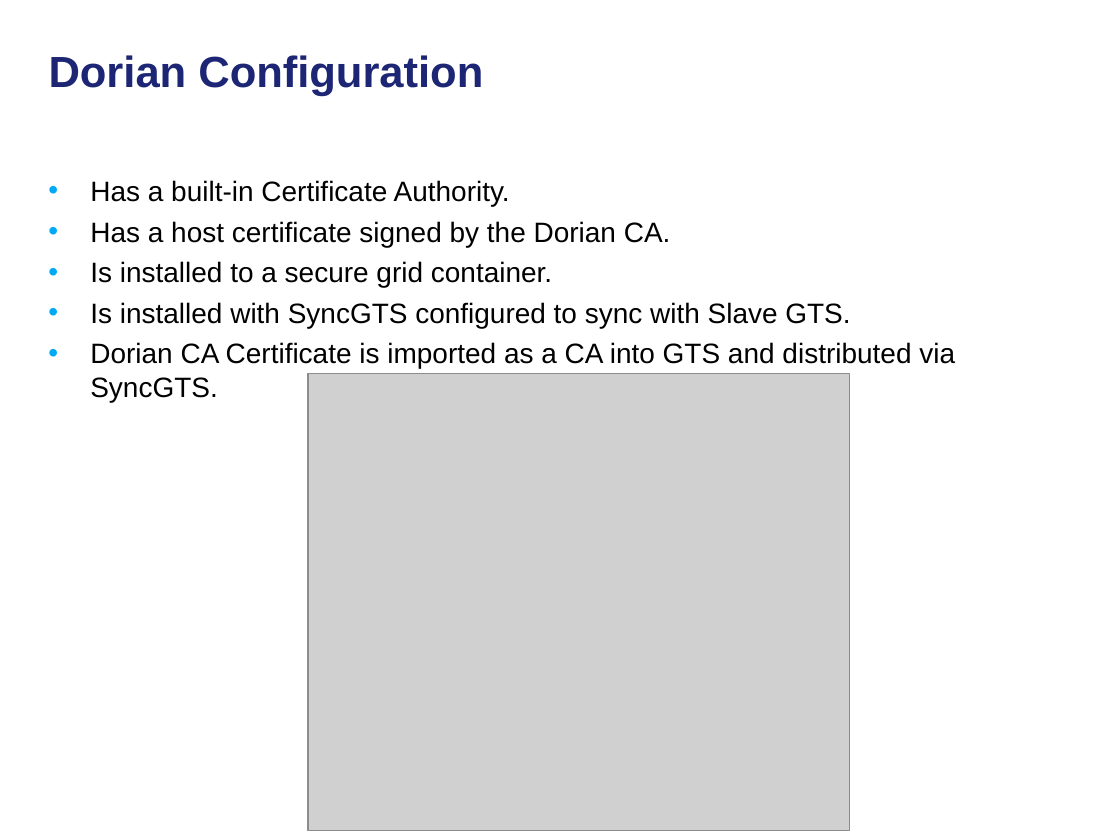
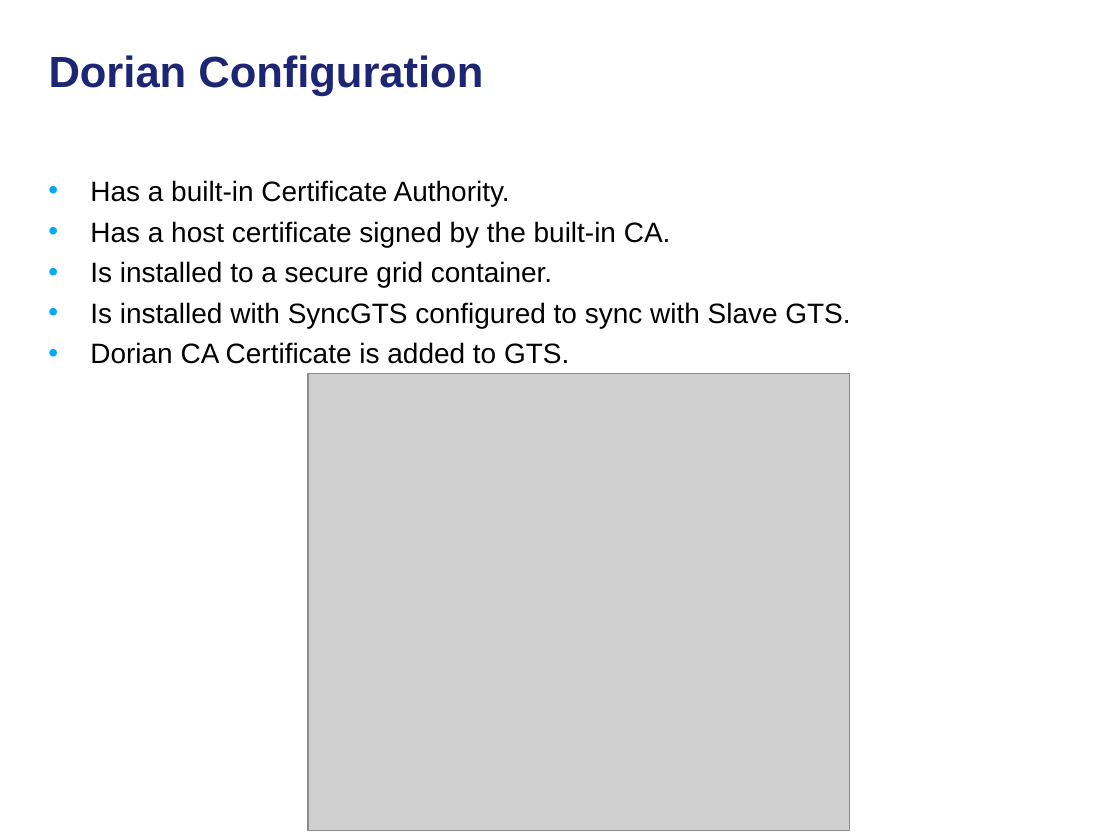
Before and after one commit to NCIP/cagrid-docs, a slide deck: slide 17 of general/meetings/UGM/2010-05-20_caGrid-Trust-Fabric.ppt (slide 11 before the commit). Drawn at 1120x840 pixels with LibreOffice and Linux fonts; fonts in the diff are those of the drawing; grey boxes stand for pictures; background and template pictures are left out. Boxes give left, top, right and bottom in pixels: in the first picture for what was removed or moved away, otherwise in the second. Text is boxed around its words. In the diff, an @@ line names an element or a change of style, - is before the commit and + after.

```diff
--- a/general/meetings/UGM/2010-05-20_caGrid-Trust-Fabric.ppt
+++ b/general/meetings/UGM/2010-05-20_caGrid-Trust-Fabric.ppt
@@ text at box(90, 221, 671, 247): text changed @@
-• Has a host certificate signed by the Dorian CA.
+• Has a host certificate signed by the built-in CA.
@@ text at box(90, 342, 569, 364): text changed @@
-• Dorian CA Certificate is imported as a CA into GTS and distributed via SyncGTS.
+• Dorian CA Certificate is added to GTS.
```
Also in this commit, not shown: 11 other slides changed, 9 slides added, 1 slide removed.
